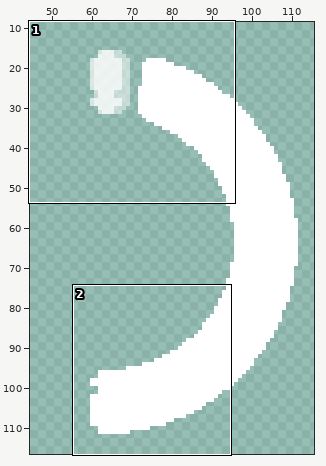
Edited in one commit: pixel-art file (public/assets/images/effects.ase). The first picture is a wide view before the edit; the outline marks the close-up.
Close-up. As it was:
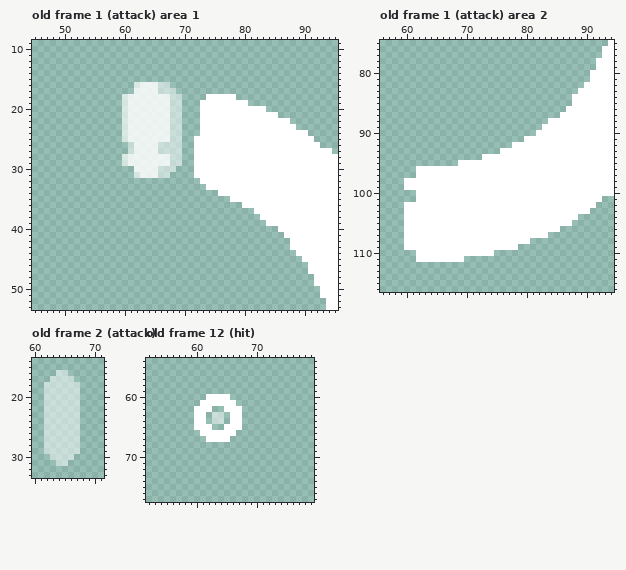
128x128 pixels, 49 frames. Shown: old frame 1 (attack) area 1: x 45..95, y 9..53; old frame 1 (attack) area 2: x 56..94, y 75..116; old frame 2 (attack): x 60..71, y 14..33; old frame 12 (hit): x 52..79, y 54..77. The wide view leaves out empty margins. The commit also changed other frames or places, which this record leaves out.
The result:
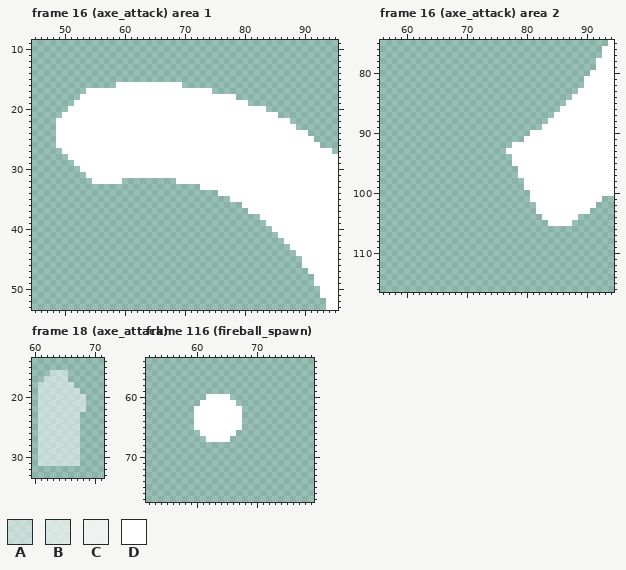
Palette (. is transparent): A #ffffff80  B #ffffffa8  C #ffffffd4  D #ffffff
A new or re-ordered frame is compared with the old frame closest to it.
The edit:
frames 49 -> 132
--- frame 16 (axe_attack) area 1 is new; against old frame 1 (attack), layers "top", "main"
@@ x 47..76 @@
 15 ..............................
-16 ...............BCCCAA.........
-17 ...............CCCCAAA........
-18 .............BCCCCCCCAA....DDD
-19 .............BCCCCCCCAA...DDDD
-20 .............BCCCCCCCAA...DDDD
-21 .............BCCCCCCCAA...DDDD
-22 .............BCCCCCCCAA...DDDD
-23 .............BCCCCCCCAA...DDDD
-24 .............BCCCCCCCAA...DDDD
-25 .............BCCCCCCCAA..DDDDD
-26 ..............ACCCCAAAA..DDDDD
-27 ..............ACCCCAAAA..DDDDD
-28 .............BCCCCCCCAA..DDDDD
-29 .............BCCCCCCCAA..DDDDD
-30 ...............CCCCAAA...DDDDD
-31 ...............BCCCAA....DDDDD
-32 ..........................DDDD
-33 ...........................DDD
+16 ............DDDDDDDDDDD.......
+17 .......DDDDDDDDDDDDDDDDDDDDD..
+18 ......DDDDDDDDDDDDDDDDDDDDDDDD
+19 .....DDDDDDDDDDDDDDDDDDDDDDDDD
+20 ....DDDDDDDDDDDDDDDDDDDDDDDDDD
+21 ...DDDDDDDDDDDDDDDDDDDDDDDDDDD
+22 ..DDDDDDDDDDDDDDDDDDDDDDDDDDDD
+23 ..DDDDDDDDDDDDDDDDDDDDDDDDDDDD
+24 ..DDDDDDDDDDDDDDDDDDDDDDDDDDDD
+25 ..DDDDDDDDDDDDDDDDDDDDDDDDDDDD
+26 ..DDDDDDDDDDDDDDDDDDDDDDDDDDDD
+27 ...DDDDDDDDDDDDDDDDDDDDDDDDDDD
+28 ....DDDDDDDDDDDDDDDDDDDDDDDDDD
+29 .....DDDDDDDDDDDDDDDDDDDDDDDDD
+30 ......DDDDDDDDDDDDDDDDDDDDDDDD
+31 .......DDDDDDDDDDDDDDDDDDDDDDD
+32 ........DDDDD.........DDDDDDDD
+33 ..........................DDDD
 34 .............................D
@@ x 79..89 @@
 36 .DDDDDDDDDD
-37 ...DDDDDDDD
+37 ..DDDDDDDDD
 38 ....DDDDDDD
 39 .....DDDDDD
-40 .......DDDD
-41 ........DDD
-42 .........DD
+40 ......DDDDD
+41 .......DDDD
+42 ........DDD
 43 .........DD
@@ x 88..92 @@
 45 ..DDD
-46 ...DD
+46 ..DDD
 47 ...DD
--- frame 16 (axe_attack) area 2 is new; against old frame 1 (attack), layer "main"
@@ x 88..92 @@
  80 ...DD
- 81 ...DD
+ 81 ..DDD
  82 ..DDD
@@ x 56..94 @@
  84 ................................DDDDDDD
- 85 ................................DDDDDDD
- 86 ...............................DDDDDDDD
- 87 ..............................DDDDDDDDD
+ 85 ...............................DDDDDDDD
+ 86 ..............................DDDDDDDDD
+ 87 .............................DDDDDDDDDD
  88 ............................DDDDDDDDDDD
  89 ...........................DDDDDDDDDDDD
- 90 ..........................DDDDDDDDDDDDD
+ 90 .........................DDDDDDDDDDDDDD
  91 ........................DDDDDDDDDDDDDDD
  92 ......................DDDDDDDDDDDDDDDDD
- 93 ....................DDDDDDDDDDDDDDDDDDD
- 94 .................DDDDDDDDDDDDDDDDDDDDDD
- 95 .............DDDDDDDDDDDDDDDDDDDDDDDDDD
- 96 ......DDDDDDDDDDDDDDDDDDDDDDDDDDDDDDDDD
- 97 ......DDDDDDDDDDDDDDDDDDDDDDDDDDDDDDDDD
- 98 ....DDDDDDDDDDDDDDDDDDDDDDDDDDDDDDDDDDD
- 99 ....DDDDDDDDDDDDDDDDDDDDDDDDDDDDDDDDDDD
-100 ......DDDDDDDDDDDDDDDDDDDDDDDDDDDDDDDDD
-101 ......DDDDDDDDDDDDDDDDDDDDDDDDDDDDDDD..
-102 ....DDDDDDDDDDDDDDDDDDDDDDDDDDDDDDDD...
-103 ....DDDDDDDDDDDDDDDDDDDDDDDDDDDDDDD....
-104 ....DDDDDDDDDDDDDDDDDDDDDDDDDDDDD......
-105 ....DDDDDDDDDDDDDDDDDDDDDDDDDDDD.......
-106 ....DDDDDDDDDDDDDDDDDDDDDDDDDD.........
-107 ....DDDDDDDDDDDDDDDDDDDDDDDD...........
-108 ....DDDDDDDDDDDDDDDDDDDDD..............
-109 ....DDDDDDDDDDDDDDDDDDD................
-110 ......DDDDDDDDDDDDD....................
-111 ......DDDDDDDD.........................
+ 93 .....................DDDDDDDDDDDDDDDDDD
+ 94 ......................DDDDDDDDDDDDDDDDD
+ 95 ......................DDDDDDDDDDDDDDDDD
+ 96 .......................DDDDDDDDDDDDDDDD
+ 97 .......................DDDDDDDDDDDDDDDD
+ 98 ........................DDDDDDDDDDDDDDD
+ 99 ........................DDDDDDDDDDDDDDD
+100 .........................DDDDDDDDDDDDDD
+101 .........................DDDDDDDDDDDD..
+102 ..........................DDDDDDDDDD...
+103 ..........................DDDDDDDDD....
+104 ...........................DDDDDD......
+105 ............................DDDD.......
+106 .......................................
+107 .......................................
+108 .......................................
+109 .......................................
+110 .......................................
+111 .......................................
 112 .......................................
--- frame 18 (axe_attack) is new; against old frame 2 (attack), layer "bottom"
@@ x 60..71 @@
 15 ............
-16 ....AA......
-17 ...AAAA.....
-18 ..AAAAAA....
-19 ..AAAAAA....
-20 ..AAAAAA....
-21 ..AAAAAA....
-22 ..AAAAAA....
-23 ..AAAAAA....
-24 ..AAAAAA....
-25 ..AAAAAA....
-26 ..AAAAAA....
-27 ..AAAAAA....
-28 ..AAAAAA....
-29 ..AAAAAA....
-30 ...AAAA.....
-31 ....AA......
+16 ...AAA......
+17 ..AAAA......
+18 .AAAAAA.....
+19 .AAAAAAA....
+20 .AAAAAAAA...
+21 .AAAAAAAA...
+22 .AAAAAAAA...
+23 .AAAAAAA....
+24 .AAAAAAA....
+25 .AAAAAAA....
+26 .AAAAAAA....
+27 .AAAAAAA....
+28 .AAAAAAA....
+29 .AAAAAAA....
+30 .AAAAAAA....
+31 .AAAAAAA....
 32 ............
--- frame 116 (fireball_spawn) is new; against old frame 12 (hit), layer "main"
@@ x 60..67 @@
 61 .DDDDDD.
-62 DDD..DDD
-63 DD.AA.DD
-64 DD.AA.DD
-65 DDD..DDD
+62 DDDDDDDD
+63 DDDDDDDD
+64 DDDDDDDD
+65 DDDDDDDD
 66 .DDDDDD.
